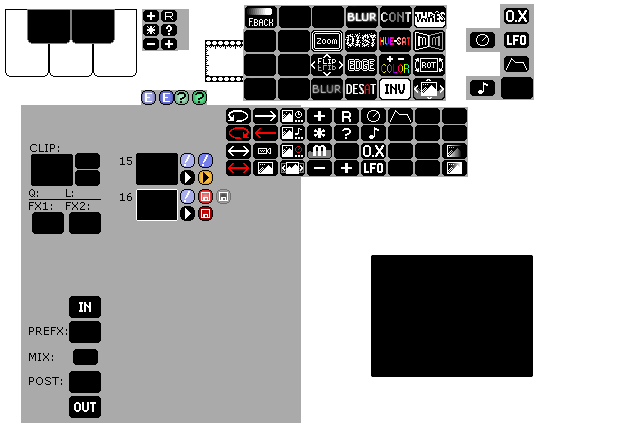
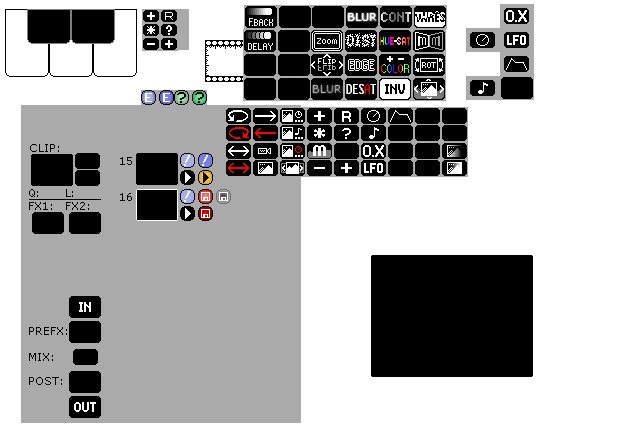
Layers edited between the first and the second 626 x 444 image:
painted on "New Layer#4" over [left=246, top=32, right=273, bottom=50]
